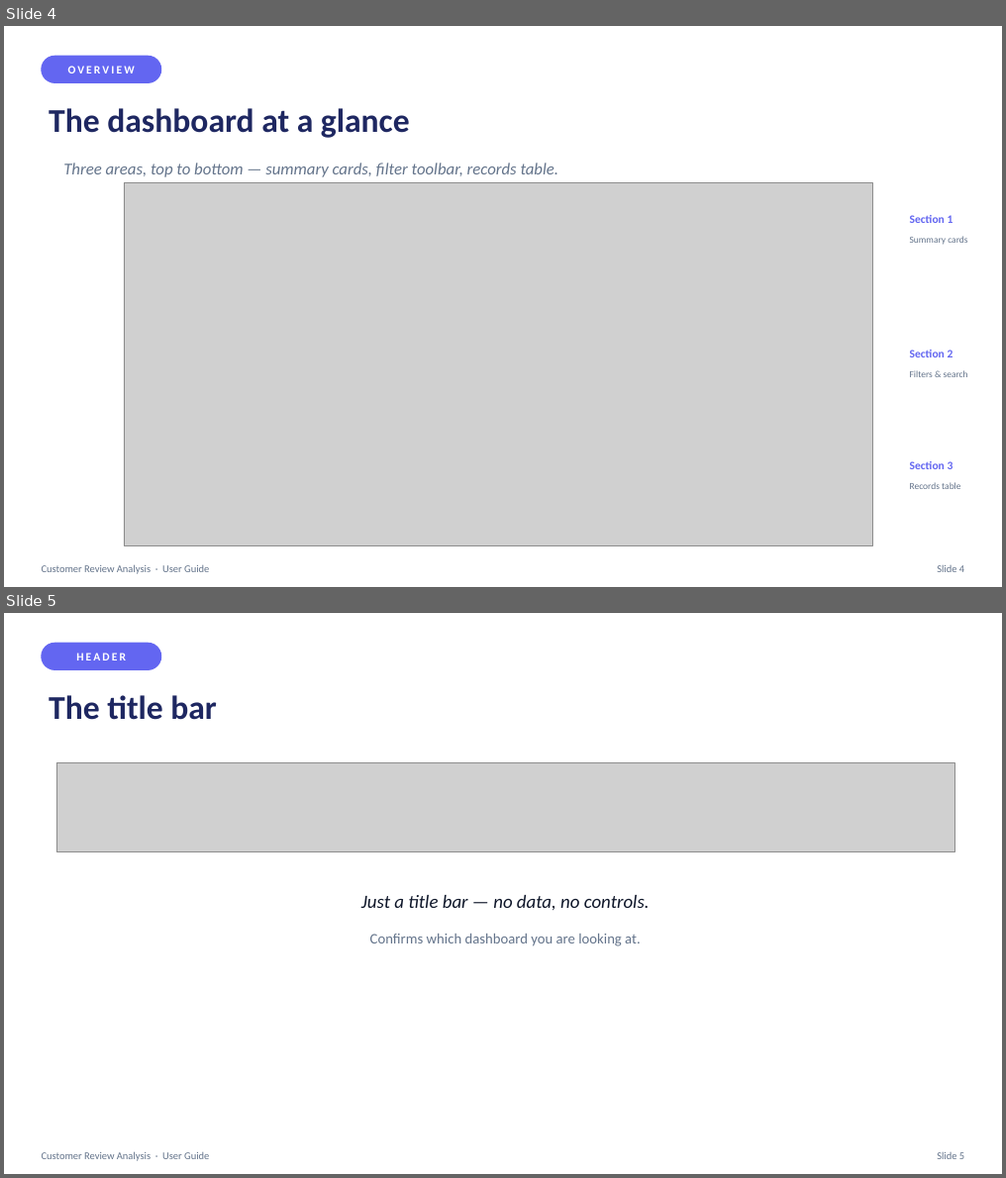
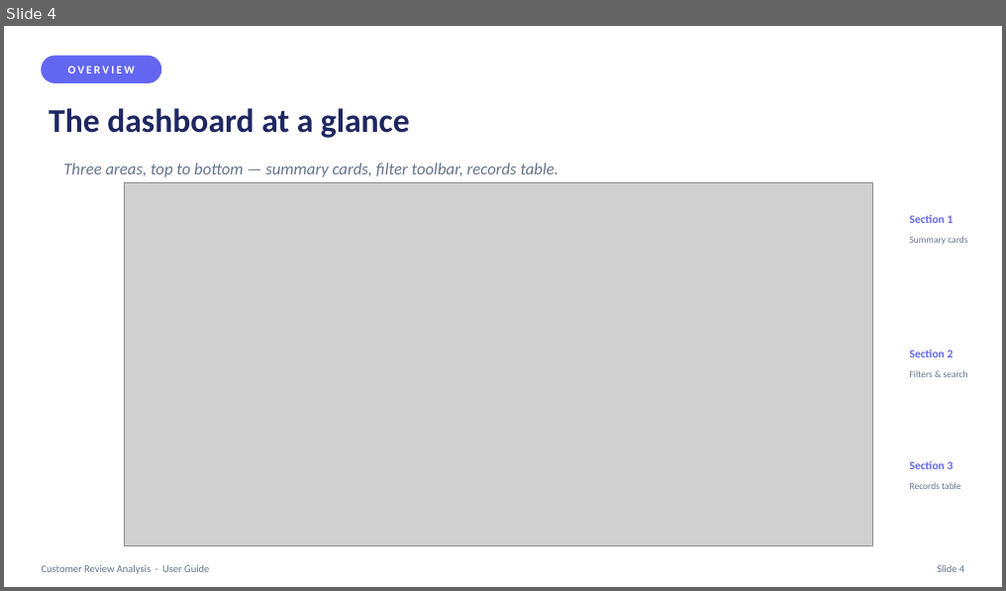
Before and after one commit to BobCantBuild/zoho-image-pipeline, a slide deck: docs/Customer_Review_Analysis_User_Guide.pptx. Shown one above the other, each under a label of ours: slides 4 and 5 before the commit, slide 4 after it. The pictures are 1006x1178 and 1006x591 pixels, drawn with LibreOffice and Linux fonts; fonts in the diff are those of the drawing; grey boxes stand for pictures. Boxes give left, top, right and bottom in pixels: in the first picture for what was removed or moved away, otherwise in the second. Text is boxed around its words. In the diff, an @@ line names an element or a change of style, - is before the commit and + after.

Commit message:
docs: finalize user guide documents (PPT + Word)
Updated metadata in generated docx/pptx files.

```diff
--- a/docs/Customer_Review_Analysis_User_Guide.pptx
+++ b/docs/Customer_Review_Analysis_User_Guide.pptx
@@ slide 5 removed at (x1=4, y1=613, x2=1002, y2=1174), background #FFFFFF @@
@@ rounded rectangle removed at (x1=42, y1=643, x2=161, y2=669) @@
@@ text removed at (x1=76, y1=653, x2=126, y2=661) @@
-HEADER
@@ text removed at (x1=49, y1=695, x2=217, y2=720) @@
-The title bar
@@ picture removed at (x1=56, y1=762, x2=954, y2=853) @@
@@ text removed at (x1=361, y1=895, x2=649, y2=911) @@
-Just a title bar — no data, no controls.
@@ text removed at (x1=370, y1=934, x2=641, y2=947) @@
-Confirms which dashboard you are looking at.
@@ text removed at (x1=42, y1=1152, x2=209, y2=1161) @@
-Customer Review Analysis · User Guide
@@ text removed at (x1=937, y1=1153, x2=964, y2=1159) @@
-Slide 5
```
Also in this commit, not shown: 1 slide changed, 1 other file.
